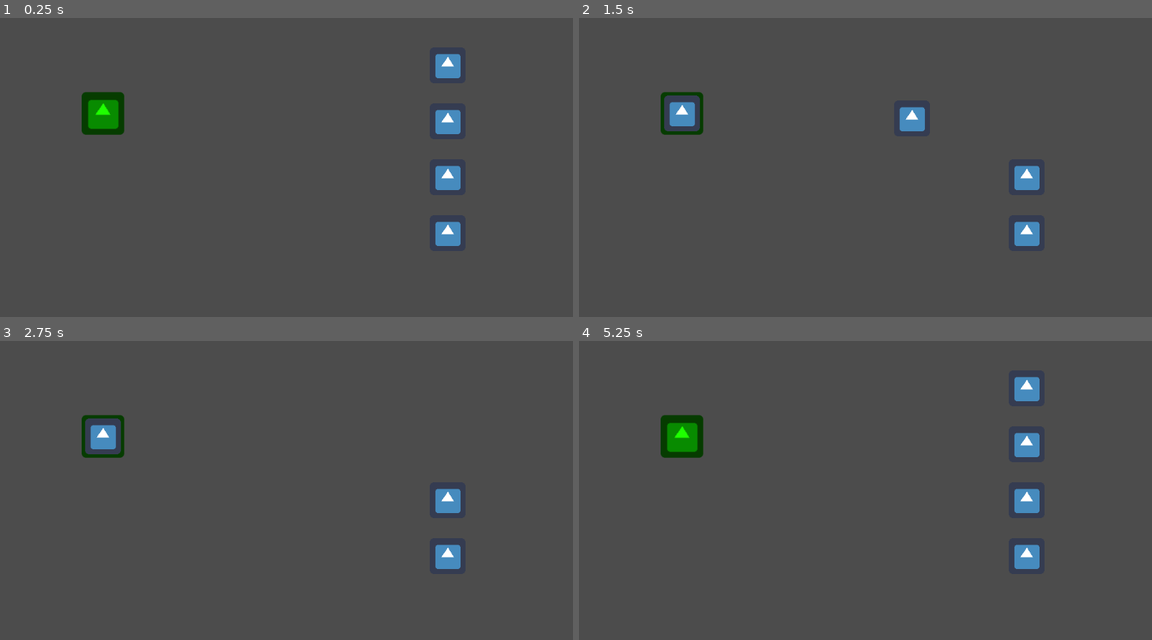
Above: before the commit, frames 1-4 (two rows, left to right).
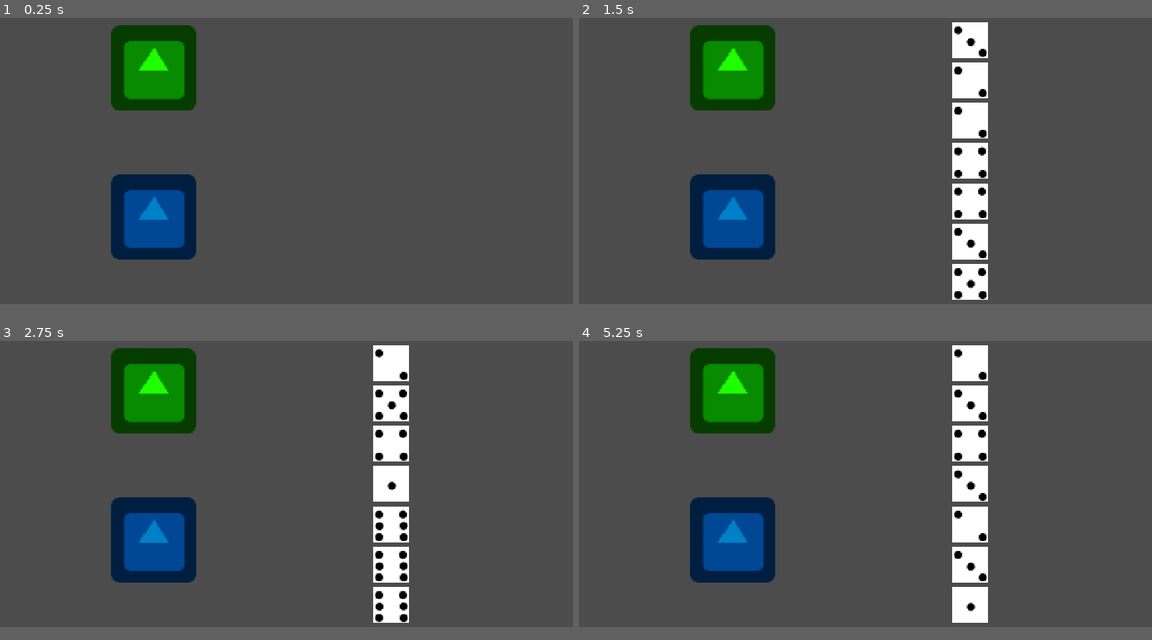
Above: after the commit, the same moments.

Repository: JestemStefan/DiceofDestiny
Game: Godot game, scene res://scenes/Testing/Test_DiceBox.tscn
Two runs of this game, one before a commit and one after it. Both use one fixed random seed, a clock stepped at 60 frames per second and the inputs below. Before the commit the project has no main scene; this scene is started directly in both runs. The engine's default icon, where the game draws it, is replaced by a stand-in: a white triangle on a blue panel in a dark square.
Inputs (mouse positions are in pixels of both pictures, inside the frame that each line leads up to):
- Up to frame 1 (0.25 s): no input
- Up to frame 2 (1.5 s): tap Enter at 0.5 s; drag from (1025, 65) to (682, 113) at 0.52 s; tap Space (ui_select) at 1.25 s; drag from (1025, 122) to (682, 113) at 1.27 s
- Up to frame 3 (2.75 s): tap Enter at 2 s; move the mouse to (446, 499) at 2.02 s; tap Space (ui_select) at 2.1 s; click (446, 499) at 2.17 s
- Up to frame 4 (5.25 s): tap Space (ui_select) at 2.75, 3.6, 3.77, 4.07, 5.1 s; drag from (1025, 556) to (682, 436) at 2.77 s; tap Enter at 3.5 s; move the mouse to (1037, 523) at 3.52 s; click (1037, 523) at 3.67 s; drag from (693, 421) to (1025, 499) at 4.27 s; move the mouse to (894, 472) at 5.02 s; click (894, 472) at 5.17 s
In our replay, the window is 800x468 before the commit and 800x450 after it. These sizes can differ from the game's own. Grey fills any space a smaller window leaves; there, only what the larger window draws over its background counts as a difference.

The runs differ from the first frame. In frame 1, 11% of the frame differs, in the area x 14-81%, y 2-81%; in frame 2, 15%; in frame 3, 15%; in frame 4, 16%, in the area x 14-81%, y 1-95%.

Commit message:
Added rolling specified amount of dices and spending them

Diff:
--- a/project.godot
+++ b/project.godot
@@ -27,7 +27,17 @@
 [application]
 
 config/name="GWJ32"
+run/main_scene="res://scenes/Testing/Test_DiceBox.tscn"
 config/icon="res://icon.png"
+
+[display]
+
+window/size/width=512
+window/size/height=288
+window/size/test_width=1024
+window/size/test_height=576
+window/stretch/mode="viewport"
+window/stretch/aspect="expand"
 
 [physics]
 
--- a/scenes/Dice/Test_Dice.gd
+++ b/scenes/Dice/Test_Dice.gd
@@ -3,26 +3,30 @@
 
 enum State{FREE, DRAG, USED}
 var current_state: int = State.FREE
+
+var dice_value: int = 1
+
 var initial_position: Vector2
 
-var interaction_box: Area2D = null
+var interaction_box: InteractionBox = null
 
 # Called when the node enters the scene tree for the first time.
 func _ready():
-	initial_position = get_global_transform().origin
+	pass
 
 func enter_state(new_state: int):
 	current_state = new_state
 
 	match current_state:
 		State.FREE:
-			transform.origin = initial_position
+			global_position = initial_position
 
 		State.DRAG:
 			pass
 
 		State.USED:
-			transform.origin = interaction_box.transform.origin
+			global_position = interaction_box.transform.origin
+
 
 func _process(delta):
 	match current_state:
@@ -30,13 +34,18 @@
 			pass
 
 		State.DRAG:
-			transform.origin = get_viewport().get_mouse_position()
+			global_position = get_viewport().get_mouse_position()
 
+
+func set_dice_value(value: int):
+	dice_value = value
+	$Dice_Sprite.frame = value - 1
 
 
 func _on_Dice_input_event(viewport, event, shape_idx):
 	if event is InputEventMouseButton:
 		if event.is_pressed():
+
 			match event.button_index:
 				1:
 					enter_state(State.DRAG)
@@ -46,6 +55,8 @@
 				1:
 					if interaction_box != null:
 						enter_state(State.USED)
+						interaction_box.use_dice(dice_value)
+						call_deferred("free")
 
 					else:
 						enter_state(State.FREE)
--- a/scenes/Dice/Test_Dice.tscn
+++ b/scenes/Dice/Test_Dice.tscn
@@ -1,16 +1,17 @@
 [gd_scene load_steps=4 format=2]
 
-[ext_resource path="res://icon.png" type="Texture" id=1]
+[ext_resource path="res://art/Placeholders/Dice_Placeholder_Spritesheet.png" type="Texture" id=1]
 [ext_resource path="res://scenes/Dice/Test_Dice.gd" type="Script" id=2]
 
 [sub_resource type="RectangleShape2D" id=1]
-extents = Vector2( 32, 32 )
+extents = Vector2( 16, 16 )
 
 [node name="Dice" type="Area2D"]
 script = ExtResource( 2 )
 
 [node name="Dice_Sprite" type="Sprite" parent="."]
 texture = ExtResource( 1 )
+hframes = 6
 
 [node name="CollisionShape2D" type="CollisionShape2D" parent="."]
 shape = SubResource( 1 )
--- /dev/null
+++ b/scenes/DiceRoller/Dice_Roller.tscn
@@ -0,0 +1,6 @@
+[gd_scene load_steps=2 format=2]
+
+[ext_resource path="res://src/DiceRoller/Dice_Roller.gd" type="Script" id=1]
+
+[node name="Dice_Roller" type="Node2D"]
+script = ExtResource( 1 )
--- a/scenes/InteractionBox/Interaction_Box.gd
+++ b/scenes/InteractionBox/Interaction_Box.gd
@@ -1,7 +1,8 @@
 extends Area2D
 class_name InteractionBox
 
-
+enum Action_type{ATTACK, DEFEND}
+export(Action_type) var Action = Action_type.ATTACK
 # Declare member variables here. Examples:
 # var a = 2
 # var b = "text"
@@ -12,6 +13,11 @@
 	pass # Replace with function body.
 
 
-# Called every frame. 'delta' is the elapsed time since the previous frame.
-#func _process(delta):
-#	pass
+func use_dice(dice_value: int):
+	match Action:
+
+		Action_type.ATTACK:
+			print("You deal " + str(dice_value) + " damage")
+
+		Action_type.DEFEND:
+			print("You get " + str(dice_value) + " of armor")
--- a/scenes/Testing/Test_DiceBox.tscn
+++ b/scenes/Testing/Test_DiceBox.tscn
@@ -1,21 +1,21 @@
 [gd_scene load_steps=3 format=2]
 
-[ext_resource path="res://scenes/Dice/Test_Dice.tscn" type="PackedScene" id=1]
+[ext_resource path="res://scenes/DiceRoller/Dice_Roller.tscn" type="PackedScene" id=1]
 [ext_resource path="res://scenes/InteractionBox/Interaction_Box.tscn" type="PackedScene" id=2]
 
 [node name="Test_DiceBox" type="Node2D"]
 
 [node name="Interaction_Box" parent="." instance=ExtResource( 2 )]
-position = Vector2( 184, 236 )
+position = Vector2( 137, 77 )
 
-[node name="Dice" parent="." instance=ExtResource( 1 )]
-position = Vector2( 800, 150 )
+[node name="Interaction_Box2" parent="." instance=ExtResource( 2 )]
+position = Vector2( 137, 210 )
+Action = 1
 
-[node name="Dice2" parent="." instance=ExtResource( 1 )]
-position = Vector2( 800, 250 )
+[node name="Box_Sprite" parent="Interaction_Box2" index="1"]
+self_modulate = Color( 0, 0.509804, 0.784314, 1 )
 
-[node name="Dice3" parent="." instance=ExtResource( 1 )]
-position = Vector2( 800, 350 )
+[node name="Dice_Roller" parent="." instance=ExtResource( 1 )]
+position = Vector2( 349, 52 )
 
-[node name="Dice4" parent="." instance=ExtResource( 1 )]
-position = Vector2( 800, 450 )
+[editable path="Interaction_Box2"]
--- /dev/null
+++ b/src/DiceRoller/Dice_Roller.gd
@@ -0,0 +1,30 @@
+extends Node2D
+
+onready var dice_instance: PackedScene = preload("res://scenes/Dice/Test_Dice.tscn")
+
+# Called when the node enters the scene tree for the first time.
+func _ready():
+	pass # Replace with function body.
+
+
+
+func _process(delta):
+	if Input.is_action_just_pressed("ui_select"):
+		roll_random(7)
+
+
+func roll_random(dice_amount: int):
+
+	for i in range(dice_amount):
+
+		var dice_value: int = randi()%6 + 1
+		print("Dice value: " + str(dice_value))
+
+		var new_dice = dice_instance.instance()
+
+		add_child(new_dice)
+
+		new_dice.set_dice_value(dice_value)
+
+		new_dice.translate(Vector2(0, i * 36))
+		new_dice.initial_position = new_dice.get_global_position()
Binary file added: art/Placeholders/Dice_1.png
Not shown, added: art/Placeholders/Dice_1.png.import
Binary file added: art/Placeholders/Dice_2.png
Not shown, added: art/Placeholders/Dice_2.png.import
Binary file added: art/Placeholders/Dice_3.png
Not shown, added: art/Placeholders/Dice_3.png.import
Binary file added: art/Placeholders/Dice_4.png
Not shown, added: art/Placeholders/Dice_4.png.import
Binary file added: art/Placeholders/Dice_5.png
Not shown, added: art/Placeholders/Dice_5.png.import
Binary file added: art/Placeholders/Dice_6.png
Not shown, added: art/Placeholders/Dice_6.png.import
(and 2 more such lines)
